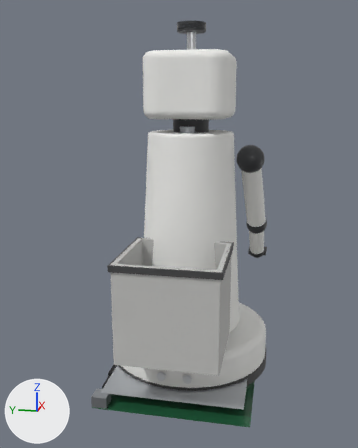
Two versions of the glTF model app/api/cad/prebuilt/showcase_home_robot/anatomy_v1.glb, one commit apart.
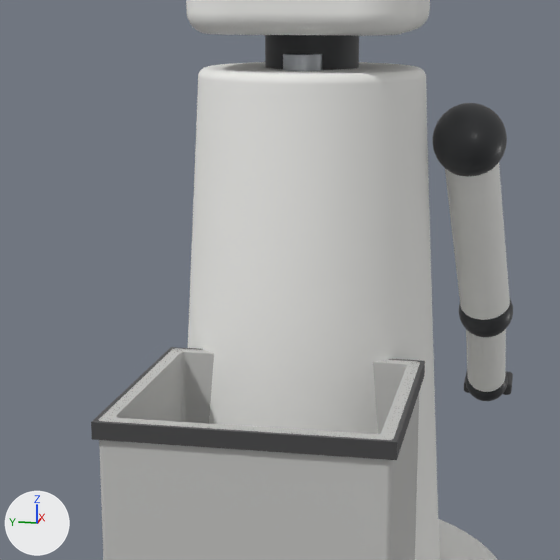
There are two pictures of each version: one whole from a camera (50 mm lens) standing at (-1.382, -0.243, 0.809) and looking at (0.001, 0.034, 0.463), one close up on the part from 20% to 80% of the width and 24% to 71% of the height. Arrows for +X, +Y and +Z are at lower left; the lights stay in place. The last two pictures show the newer version. Where no turn or scale is listed for an object, it has been applied to the vertices.

In view in the first close-up: 'accent.1', 'body.1', 'body.2', 'body.3', 'body.4', 'body.5', 'coat.2', 'coat.4', 'coat.5', 'module.003', 'rubber.6' and 2 more.
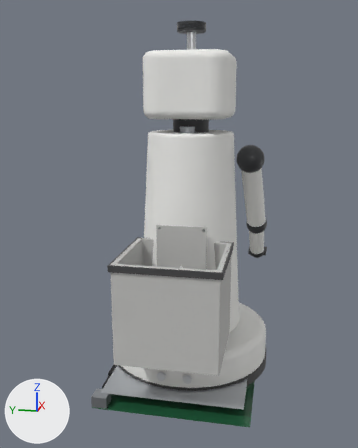
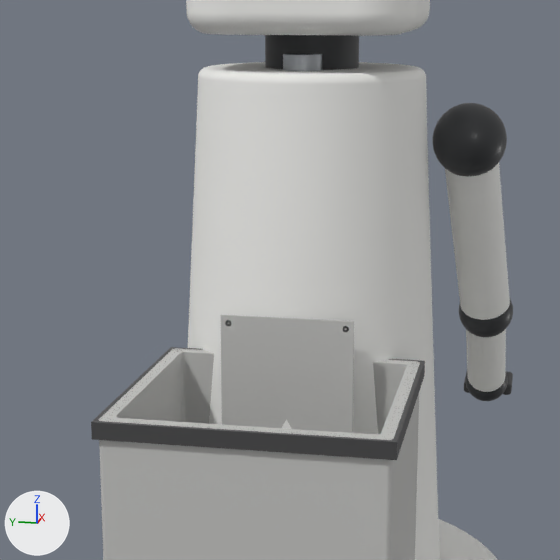
What differs and where, as boxes (x1, y1, x2, y2) in the close-ups (560 x 560 px):
'accent.152', added: after (221, 315, 354, 433)

The change, as a list of edits to the scene's bpy script:
```text
Add me_accent_152:
    me_accent_152.from_pydata(...)  # a box spanning x -0.001..0.001, y -0.068..0.068, z -0.085..0.085
    me_accent_152.materials.append(mat_lower_shell)  # light grey #c4c4c1
Add ob_accent_152:
    ob_accent_152 = bpy.data.objects.new('accent.152', me_accent_152)
    ob_accent_152.location = (-0.137, 0.0, 0.407)
```
